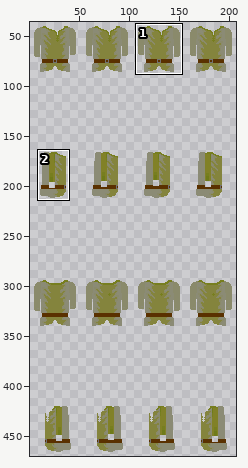
File history of a sprite sheet, assets/playerCustom/clothingTop/tunicNatural.png. The picture above shows the old version from afar; the outline marks the close-up.
Close-up. As it was:
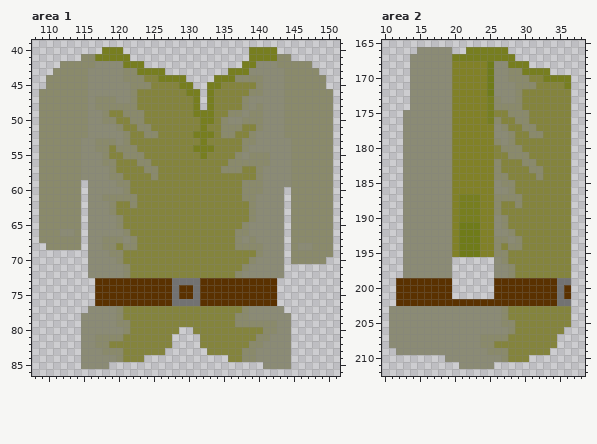
The file is 208x507 pixels. Colours within 5 levels of each other are drawn and written as one. Shown: area 1: x 108..151, y 39..86; area 2: x 10..38, y 165..212. The wide view leaves out empty margins. The commit also changed other parts of the picture, which this record leaves out.
The result:
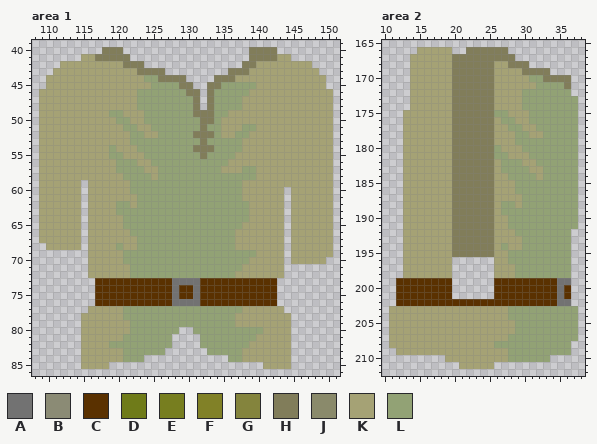
Palette (. is transparent): A #727272  B #8b8b75  C #5a3100  D #6f7b19  E #777e1f  F #818127  G #84843d  H #817d5a  J #8a8a6b  K #a5a275  L #92a275
From old to new:
Changed rows in their new state; - is an unchanged pixel.
Area 1:
first column x 109:
40 ---------HHH------------------HHHH--------
41 ------KKHHHHH-----------------HHHHKK------
42 ---KKKKKKKKKHHH--------------HHKKKKKKKK---
43 --KKKKKKKKKKKKHHHH---------HHHKKKKKKKKKK--
44 -KKKKKKKKKKKKKKLLHHHH----HHHKKKKKKKKKKKKK-
45 -KKKKKKKKKKKKKKKLLLLHH--HHLLLLLKKKKKKKKKK-
46 KKKKKKKKKKKKKKLLLLLLLHH-HLLLLLKKKKKKKKKKKK
47 KKKKKKKKKKKKKKLLLLLLLLH-HLLLLKKKKKKKKKKKKK
48 KKKKKKKKKKKKKKLLLLLLLLH-HLLLLKKKKKKKKKKKKK
49 KKKKKKKKKKLLKKKLLLLLLLHHHLLKKKKKKKKKKKKKKK
50 KKKKKKKKKKKLLKKLLLLLLLLHHLKKKKKKKKKKKKKKKK
51 KKKKKKKKKKKKLLKKLLLLLLLHLLKKKLLKKKKKKKKKKK
52 KKKKKKKKKKKKKLLKKLLLLLHHHLKKLLKKKKKKKKKKKK
53 KKKKKKKKKKKKKLLLLLLLLLLHLLLLLKKKKKKKKKKKKK
54 KKKKKKKKKKLKKKLLLLLLLLHHHLLLLKKKKKKKKKKKKK
55 KKKKKKKKKKLLKKKLLLLLLLLHLLLLKKKKKKKKKKKKKK
56 KKKKKKKKKKKLLLKKLLLLLLLLLLLKKKKKKKKKKKKKKK
57 KKKKKKKKKKKLLLLKKLLLLLLLLLKKKLLKKKKKKKKKKK
58 KKKKKKKKKKKKLLLLKLLLLLLLLLLLLLLKKKKKKKKKKK
59 KKKKKK-KKKKKKLLLLLLLLLLLLLLLLKKKKKKKKKKKKK
60 KKKKKK-KKKKKKLLLLLLLLLLLLLLLLKKKKKK-KKKKKK
61 KKKKKK-KKKKKKKLLLLLLLLLLLLLLLKKKKKK-KKKKKK
62 KKKKKK-KKKKLLKLLLLLLLLLLLLLLLLKKKKK-KKKKKK
63 KKKKKK-KKKKLLLLLLLLLLLLLLLLLLLKKKKK-KKKKKK
64 KKKKKK-KKKKKLLLLLLLLLLLLLLLLLLKKKKK-KKKKKK
65 KKKKKK-KKKKKLLLLLLLLLLLLLLLLLKKKKKK-KKKKKK
66 KKKKKK-KKKKKKLLLLLLLLLLLLLLLKKKKKKK-KKKKKK
67 KKKKKK-KKKKKKKLLLLLLLLLLLLLLKKKKKKK-KKKKKK
68 -KKKKK-KKKKLKKLLLLLLLLLLLLLLKKKKKKK-KKKKKK
69 -------KKKKKLLLLLLLLLLLLLLLLLLLKKKK-KKKKKK
70 -------KKKKKLLLLLLLLLLLLLLLLLLKKKKK-KKKKK-
71 -------KKKKKKLLLLLLLLLLLLLLLLKKKKKK-------
72 -------KKKKKKLLLLLLLLLLLLLLLKKKKKKK-------
first column x 115:
77 -KKKKKLLLLLLLLLLLLLLLLLKKKKKK-
78 KKKKKKLLLLLLLLLLLLLLLLKKKKKKKK
79 KKKKKKKLLLLLLLLLLLLLLLKKKKKKKK
80 KKKKKKKLLLLLLL--LLLLLLLLLLKKKK
81 KKKKKKLLLLLLL----LLLLLLLLKKKKK
82 KKKKLLLLLLLLL----LLLLLLLKKKKKK
83 KKKKKKLLLLLL------LLLLLKKKKKKK
84 KKKKKKLLL------------LLKKKKKKK
85 KKKK----------------------KKKK
Area 2:
first column x 13:
166 --KKKKK--HHHHHH----------
167 -KKKKKKHHHHHHHHH---------
168 -KKKKKKHHHHHHKKHHH-------
169 -KKKKKKHHHHHHKKKKHHHH----
170 -KKKKKKHHHHHHKKKKKLLHHHH-
171 -KKKKKKHHHHHHKKKKKKLLLLH-
172 -KKKKKKHHHHHHKKKKLLLLLLL-
173 -KKKKKKHHHHHHKKKKLLLLLLLL
174 -KKKKKKHHHHHHKKKKLLLLLLLL
175 KKKKKKKHHHHHHLLKKKLLLLLLL
176 KKKKKKKHHHHHHKLLKKLLLLLLL
177 KKKKKKKHHHHHHKKLLKKLLLLLL
178 KKKKKKKHHHHHHKKKLLKKLLLLL
179 KKKKKKKHHHHHHKKKLLLLLLLLL
180 KKKKKKKHHHHHHLKKKLLLLLLLL
181 KKKKKKKHHHHHHLLKKKLLLLLLL
182 KKKKKKKHHHHHHKLLLKKLLLLLL
183 KKKKKKKHHHHHHKLLLLKKLLLLL
184 KKKKKKKHHHHHHKKLLLLKLLLLL
185 KKKKKKKHHHHHHKKKLLLLLLLLL
186 KKKKKKKHHHHHHKKKLLLLLLLLL
187 KKKKKKKHHHHHHKKKKLLLLLLLL
188 KKKKKKKHHHHHHKLLKLLLLLLLL
189 KKKKKKKHHHHHHKLLLLLLLLLLL
190 KKKKKKKHHHHHHKKLLLLLLLLLL
191 KKKKKKKHHHHHHKKLLLLLLLLLL
192 KKKKKKKHHHHHHKKKLLLLLLLL-
193 KKKKKKKHHHHHHKKKKLLLLLLL-
194 KKKKKKKHHHHHHKLKKLLLLLLL-
195 KKKKKKKHHHHHHKKLLLLLLLLL-
196 KKKKKKK------KKLLLLLLLLL-
197 KKKKKKK------KKKLLLLLLLL-
198 KKKKKKK------KKKLLLLLLLL-
first column x 11:
203 KKKKKKKKKKKKKKKKKLLLLLLLLLL
204 KKKKKKKKKKKKKKKKKLLLLLLLLLL
205 KKKKKKKKKKKKKKKKKKLLLLLLLLL
206 KKKKKKKKKKKKKKKKKKLLLLLLLLL
207 KKKKKKKKKKKKKKKKKLLLLLLLLLL
208 KKKKKKKKKKKKKKKLLLLLLLLLLL-
209 -KKKKKKKKKKKKKKKKLLLLLLLLL-
210 --------KKKKKKKKKLLLLLL----
211 ----------KKKKK------------
Changed places in both close-ups, as pixel boxes (x1, y1, x2, y2):
changed: (39, 47, 333, 369)
changed: (389, 47, 578, 369)
